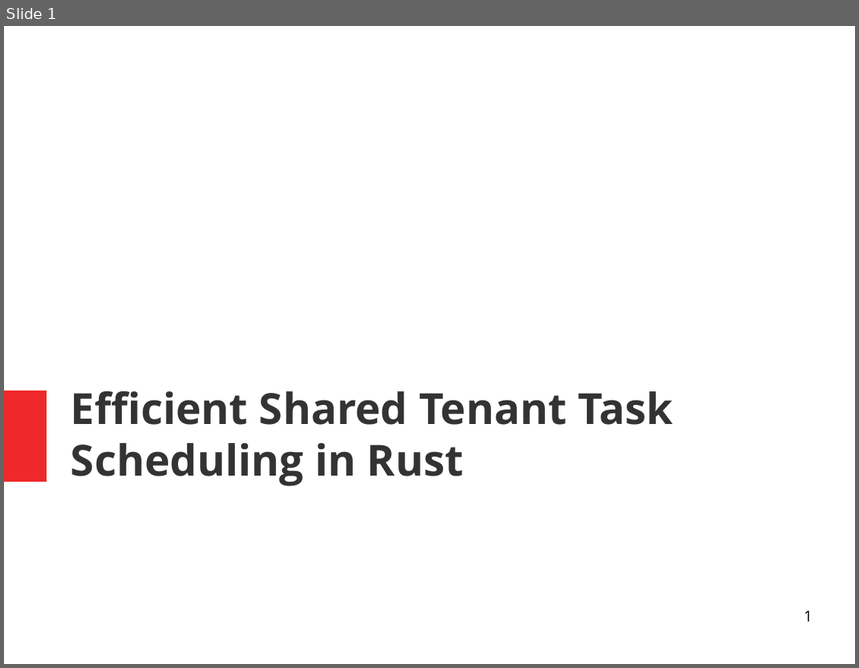
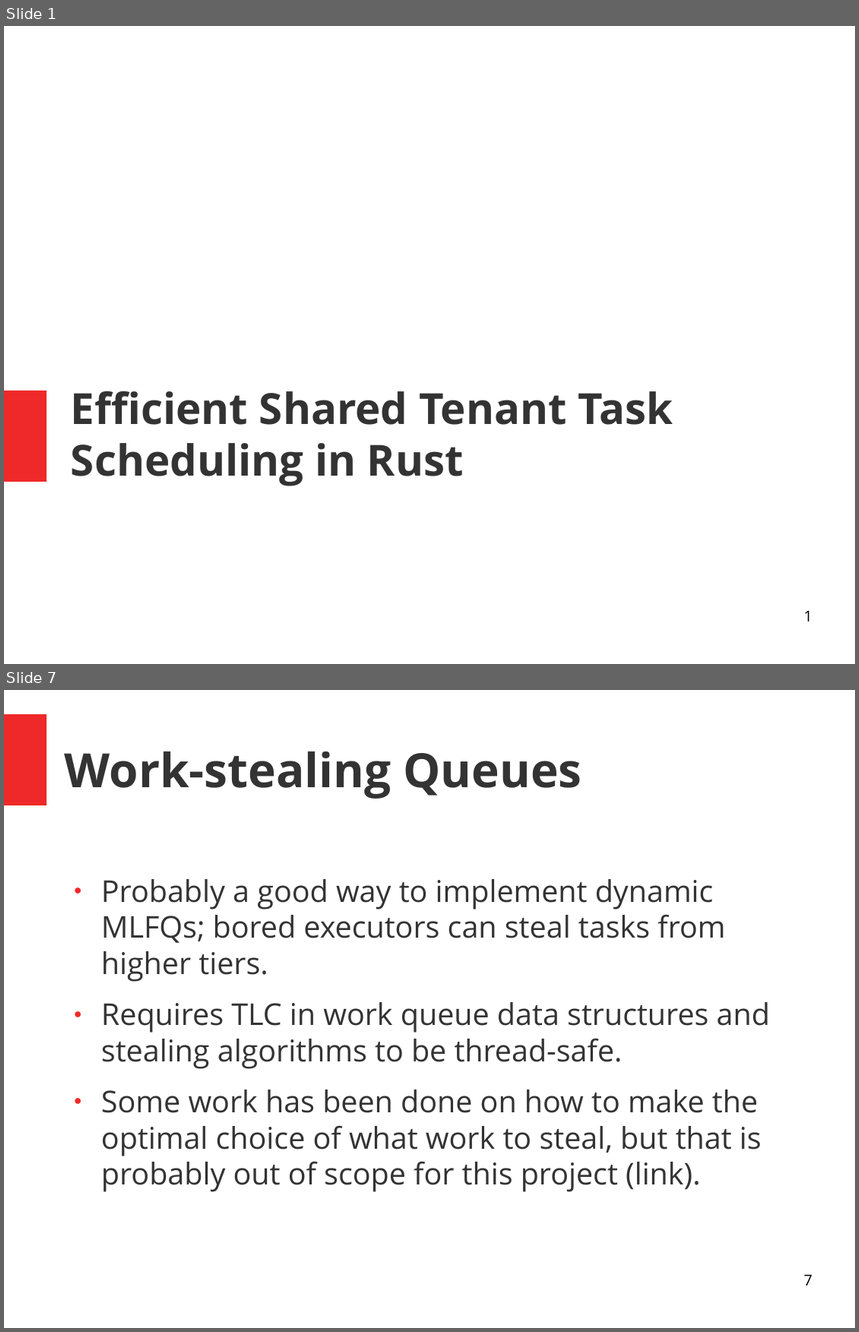
Before and after one commit to aaronlangford31/scheduler, a slide deck: docs/presentations/proj_background.odp. Shown one above the other, each under a label of ours: slide 1 before the commit, slides 1 and 7 after it; the slides between them are not shown. The pictures are 859x668 and 859x1332 pixels, drawn with LibreOffice and Linux fonts; fonts in the diff are those of the drawing. Boxes give left, top, right and bottom in pixels: in the first picture for what was removed or moved away, otherwise in the second. Text is boxed around its words. In the diff, an @@ line names an element or a change of style, - is before the commit and + after.

```diff
--- a/docs/presentations/proj_background.odp
+++ b/docs/presentations/proj_background.odp
@@ slide 7 added at [4, 690, 855, 1328], background #FFFFFF @@
@@ rectangle added at [4, 714, 47, 805], fill #EF2929 @@
@@ title added at [65, 752, 582, 799], 44 pt, text #333333, bold @@
+Work-stealing Queues
@@ text added at [101, 879, 770, 1192], 28 pt, text #333333 @@
+● Probably a good way to implement dynamic MLFQs; bored executors can steal tasks from higher tiers.
+● Requires TLC in work queue data structures and stealing algorithms to be thread-safe.
+● Some work has been done on how to make the optimal choice of what work to steal, but that is probably out of scope for this project (link).
@@ page number added at [804, 1275, 813, 1286], 14 pt, text #000000 @@
+7
```
Also in this commit, not shown: 3 slides changed, 5 other slides added, 1 slide removed, 1 other file.
